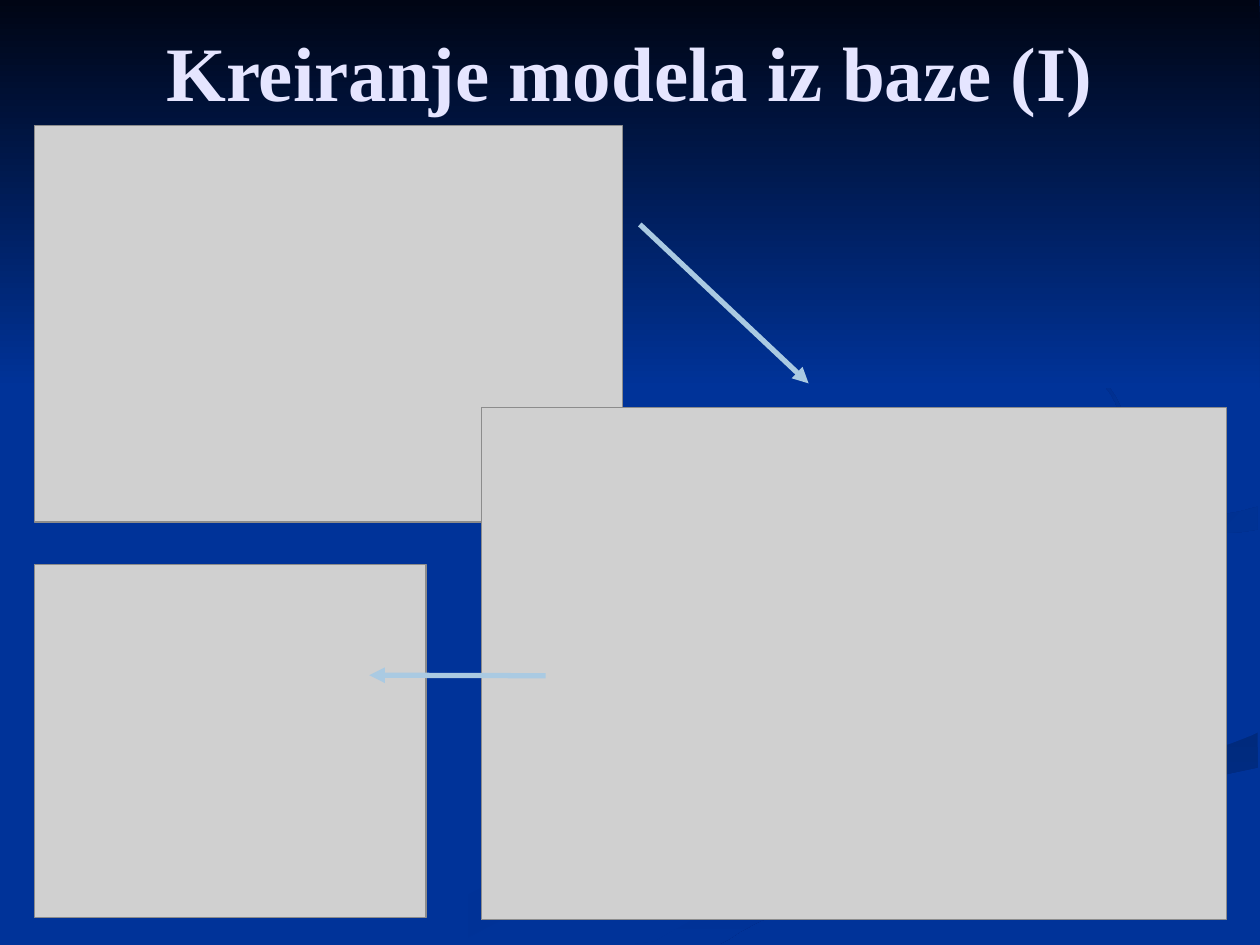
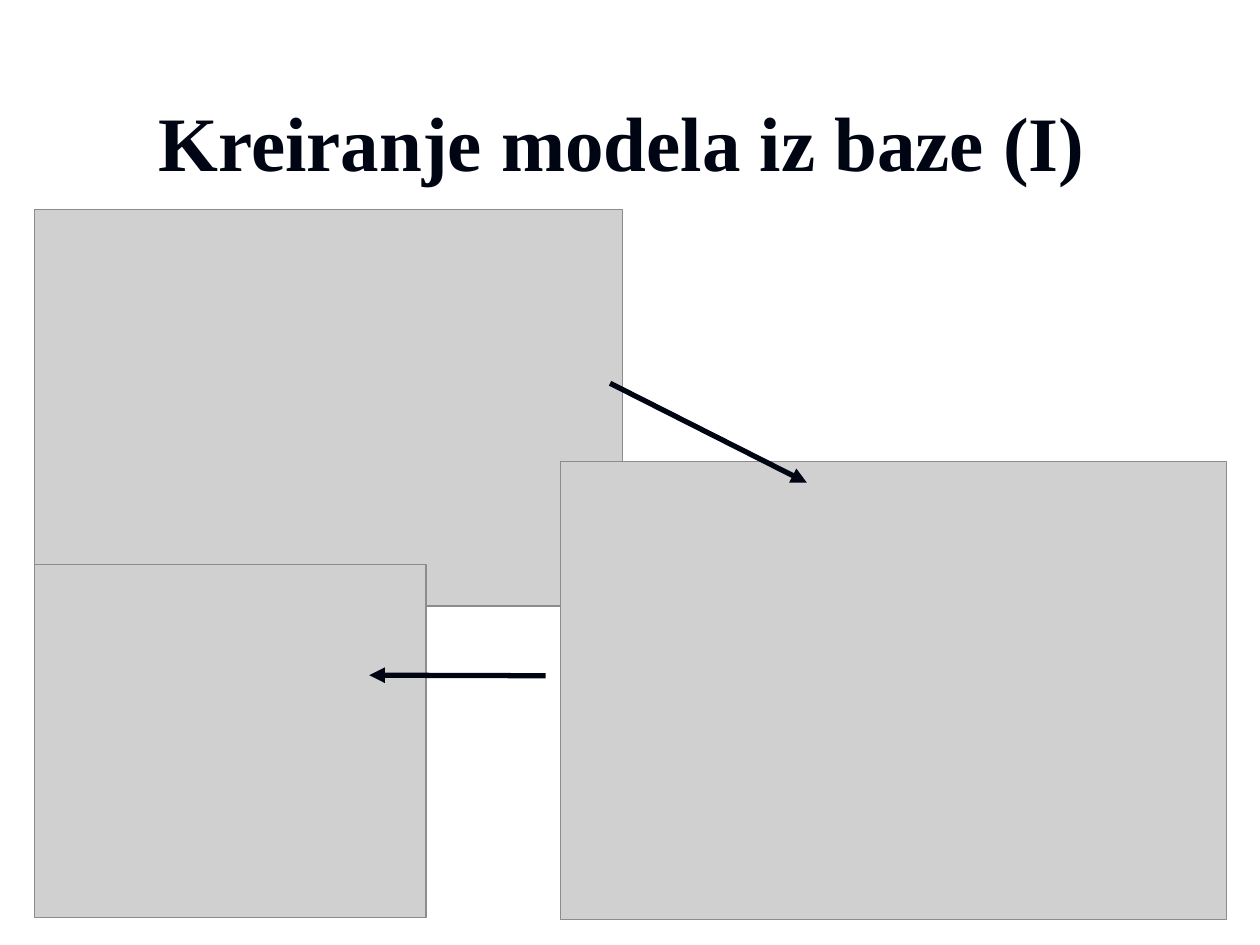
Before and after one commit to vzdesic/PZI, a slide deck: slide 8 of PPTs/09 MVC entity framework.ppt. Drawn at 1260x945 pixels with LibreOffice and Linux fonts; fonts in the diff are those of the drawing; grey boxes stand for pictures; background and template pictures are left out. Boxes give left, top, right and bottom in pixels: in the first picture for what was removed or moved away, otherwise in the second. Text is boxed around its words. In the diff, an @@ line names an element or a change of style, - is before the commit and + after.

```diff
--- a/PPTs/09 MVC entity framework.ppt
+++ b/PPTs/09 MVC entity framework.ppt
@@ background #003399 to picture (left out) @@
@@ group removed at (0,0,1260,944): 6 freeform shapes @@
@@ title "Kreiranje modela iz baze (I)": place and size @@
-title "Kreiranje modela iz baze (I)" at (166,47,1092,116)
+title "Kreiranje modela iz baze (I)" at (159,117,1084,186)
@@ title "Kreiranje modela iz baze (I)" at (159,117,1084,186): text colour #E5E5FF to #000514 @@
@@ picture: place and size @@
-picture at (34,126,621,523)
+picture at (34,209,621,606)
@@ arrow removed from (640, 224) to (809, 383) @@
@@ arrow added from (610, 383) to (806, 483), #000514 3 pt @@
@@ picture: place and size @@
-picture at (481,407,1226,920)
+picture at (561,461,1226,920)
@@ arrow (546, 675) - (369, 675): stroke #AACAE2 3 pt to #000514 3 pt @@
```
Also in this commit, not shown: 14 other slides changed, 15 other files.
